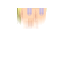
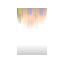
Two versions of the same layered image (64x64). Layer-by-layer changes:
added layer "Layer 6" (20%) above "Layer 5" over (17, 8, 47, 55)
added layer "Layer 5" above "Layer 2" over (17, 8, 47, 55)
